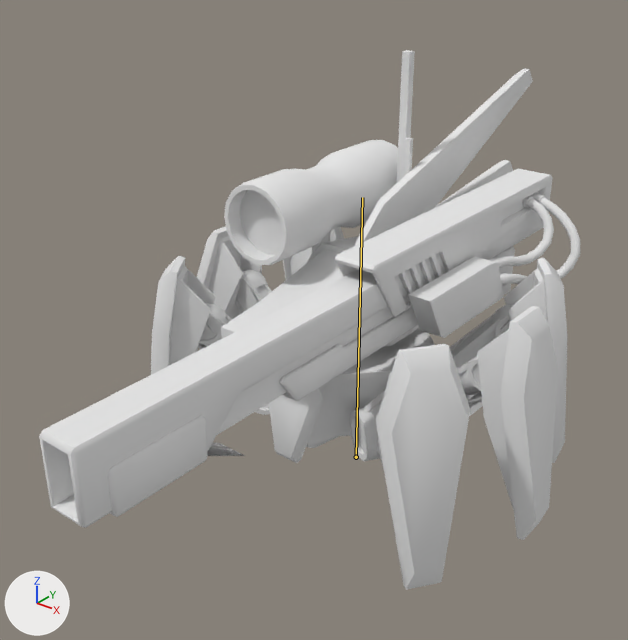
Renders of the Blender file client/Assets/Models/Generals/BlendModels/Tungsten.blend from each side of a commit.
Camera for both pictures: a camera (50 mm lens) standing at (12.1, -17.08, 14.51) and looking at (-0.34, -1.53, 4.87). Arrows for +X, +Y and +Z are at lower left; the lights stay in place. Both versions are drawn at frame 5 of the action 'Idle_00'; the numbers are the values there. The bones that bend it are drawn over the model as lines.
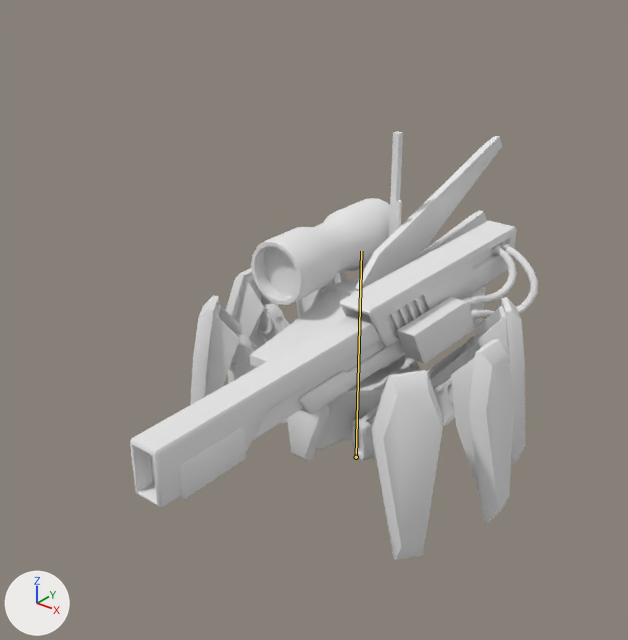
Location of each change, [x1, y1, x2, y2] in pixels of the pictures (628 x 640 px):
'mesh03', posed (25% narrower, 21% shorter)
    before: [39, 50, 580, 590]
    after: [130, 131, 538, 560]
bone 'Bone', root to tip
    before: (356, 457) to (362, 197)
    after: (356, 457) to (361, 251)

Edits to the bpy script that builds the scene:
```text
Change bone_bone:
    where bone_bone = bpy.data.objects['Armature'].pose.bones['Bone']
    bone_bone.scale: (1.23, 1.23, 1.23) -> (1.0, 1.0, 1.0)
```
